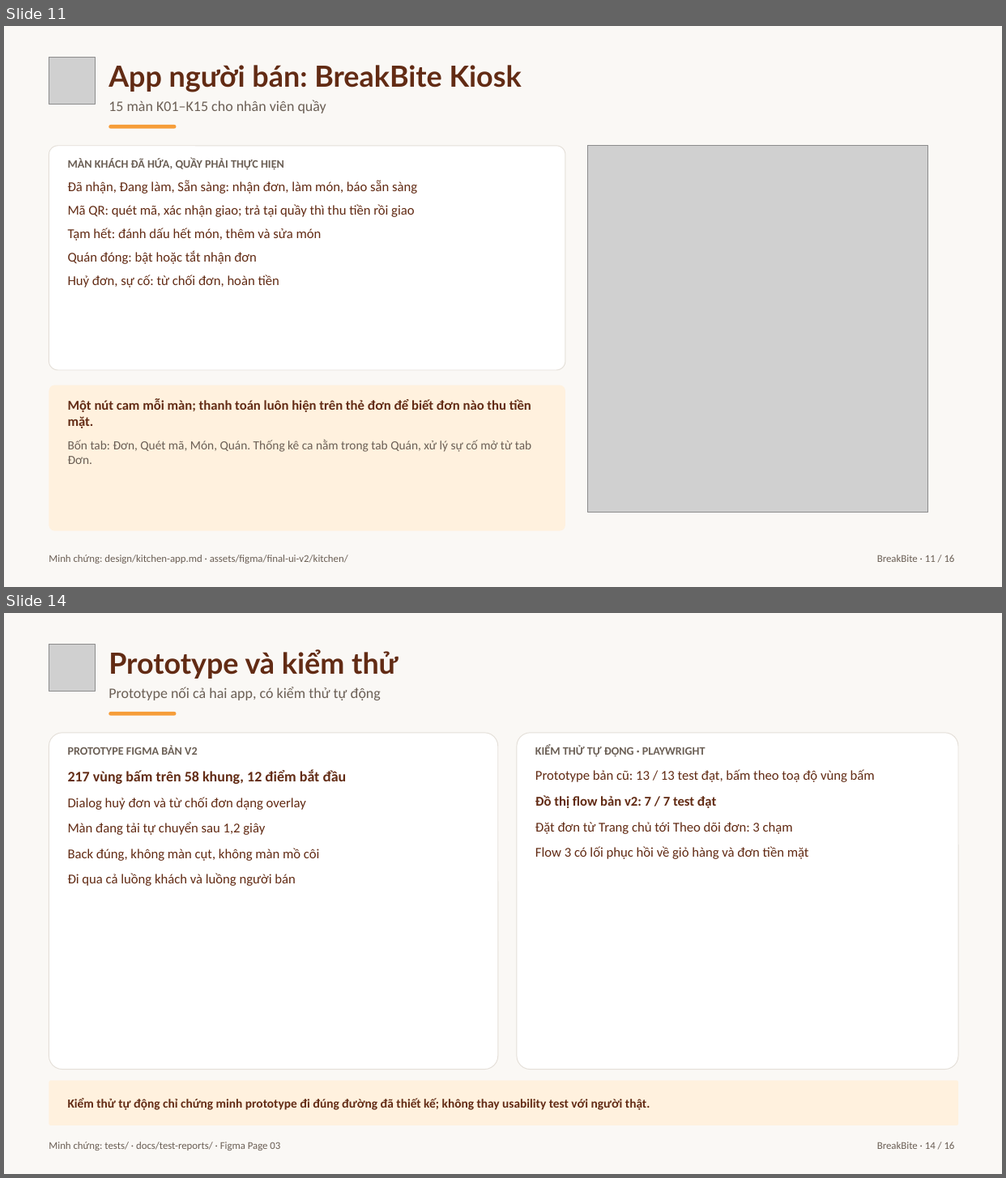
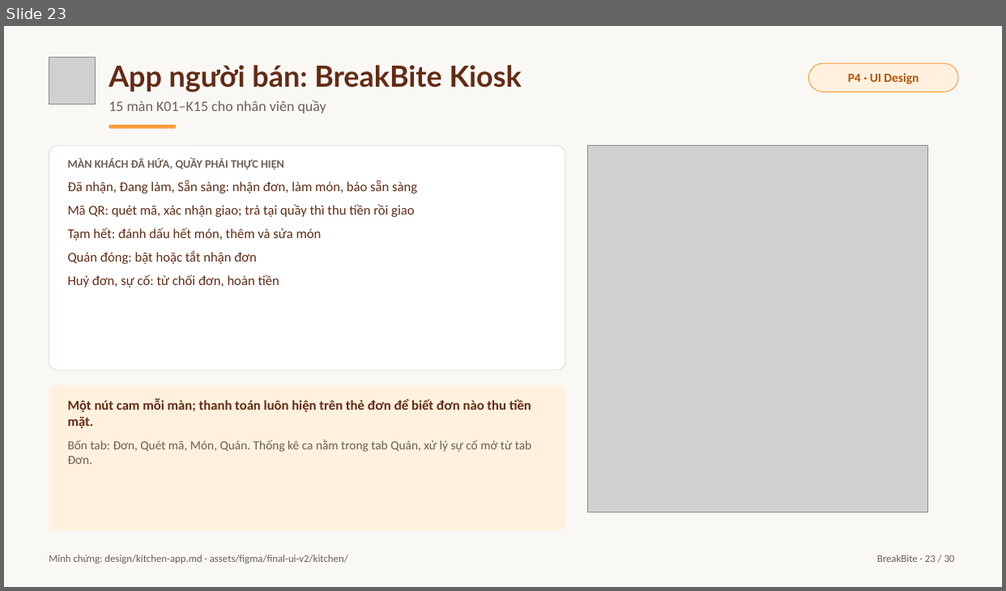
Before and after one commit to baonv0817/PRM323-Lab2-Group2, a slide deck: slides/BreakBite_Lab2_Presentation.pptx. Shown one above the other, each under a label of ours: slides 11 and 14 before the commit, slide 23 after it; the slides between them are not shown. The pictures are 1006x1178 and 1006x591 pixels, drawn with LibreOffice and Linux fonts; fonts in the diff are those of the drawing; grey boxes stand for pictures. Boxes give left, top, right and bottom in pixels: in the first picture for what was removed or moved away, otherwise in the second. Text is boxed around its words. In the diff, an @@ line names an element or a change of style, - is before the commit and + after.

Commit message:
Rebuild slide deck in 30 slides following the P0-P5 design process; refresh concept board and scripts

```diff
--- a/slides/BreakBite_Lab2_Presentation.pptx
+++ b/slides/BreakBite_Lab2_Presentation.pptx
@@ slide 14 removed at bbox=[4, 613, 1002, 1174], background #FAF8F5 @@
@@ picture removed at bbox=[49, 645, 96, 691] @@
@@ text removed at bbox=[108, 649, 398, 679] @@
-Prototype và kiểm thử
@@ text removed at bbox=[108, 687, 381, 700] @@
-Prototype nối cả hai app, có kiểm thử tự động
@@ rounded rectangle removed at bbox=[49, 733, 498, 1070] @@
@@ rounded rectangle removed at bbox=[108, 712, 177, 716] @@
@@ rounded rectangle removed at bbox=[517, 733, 958, 1070] @@
@@ text removed at bbox=[68, 745, 347, 886] @@
-PROTOTYPE FIGMA BẢN V2
-217 vùng bấm trên 58 khung, 12 điểm bắt đầu
-Dialog huỷ đơn và từ chối đơn dạng overlay
-Màn đang tải tự chuyển sau 1,2 giây
-Back đúng, không màn cụt, không màn mồ côi
-Đi qua cả luồng khách và luồng người bán
@@ text removed at bbox=[535, 745, 875, 859] @@
-KIỂM THỬ TỰ ĐỘNG · PLAYWRIGHT
-Prototype bản cũ: 13 / 13 test đạt, bấm theo toạ độ vùng bấm
-Đồ thị flow bản v2: 7 / 7 test đạt
-Đặt đơn từ Trang chủ tới Theo dõi đơn: 3 chạm
-Flow 3 có lối phục hồi về giỏ hàng và đơn tiền mặt
@@ rounded rectangle removed at bbox=[49, 1081, 958, 1126] @@
@@ text removed at bbox=[68, 1098, 650, 1110] @@
-Kiểm thử tự động chỉ chứng minh prototype đi đúng đường đã thiết kế; không thay usability test với người thật.
@@ text removed at bbox=[49, 1142, 280, 1151] @@
-Minh chứng: tests/ · docs/test-reports/ · Figma Page 03
@@ text removed at bbox=[877, 1142, 955, 1149] @@
-BreakBite · 14 / 16
@@ what was slide 11 is now slide 23 @@
@@ slide 23 changed as well @@
@@ rounded rectangle added at bbox=[809, 63, 958, 92], fill #FFF1DE, outline #F69D39 0.75 pt @@
@@ text added at bbox=[848, 73, 918, 84], 12 pt, text #B45309, bold @@
+P4 · UI Design
@@ text at bbox=[877, 555, 955, 562]: text changed @@
-BreakBite · 11 / 16
+BreakBite · 23 / 30
```
Also in this commit, not shown: 9 other slides changed, 20 slides added, 5 other slides removed, 9 other files.
